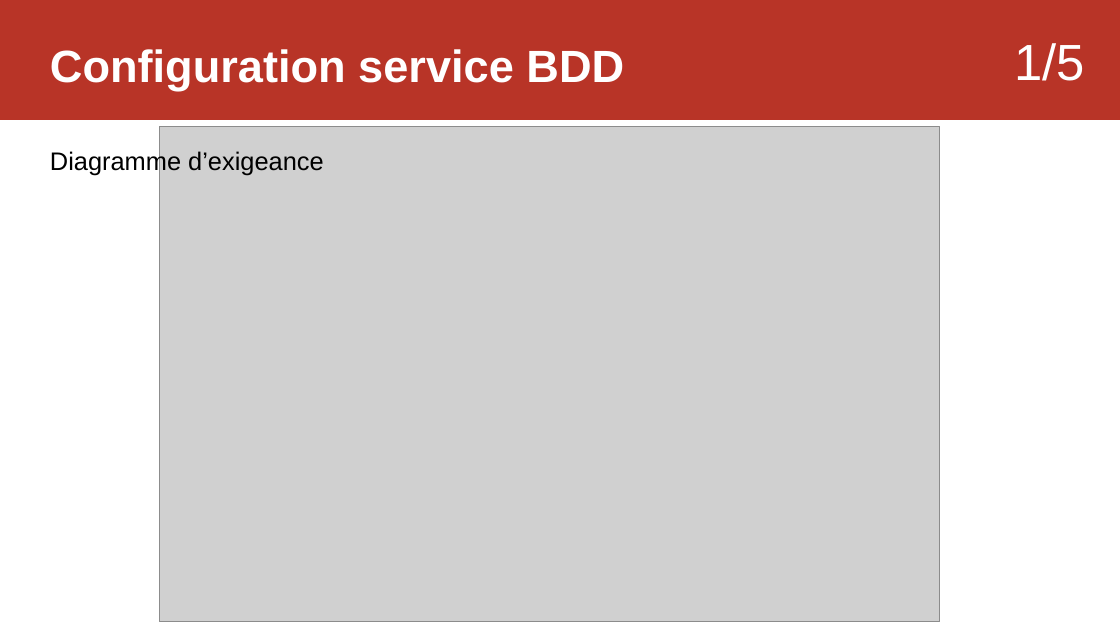
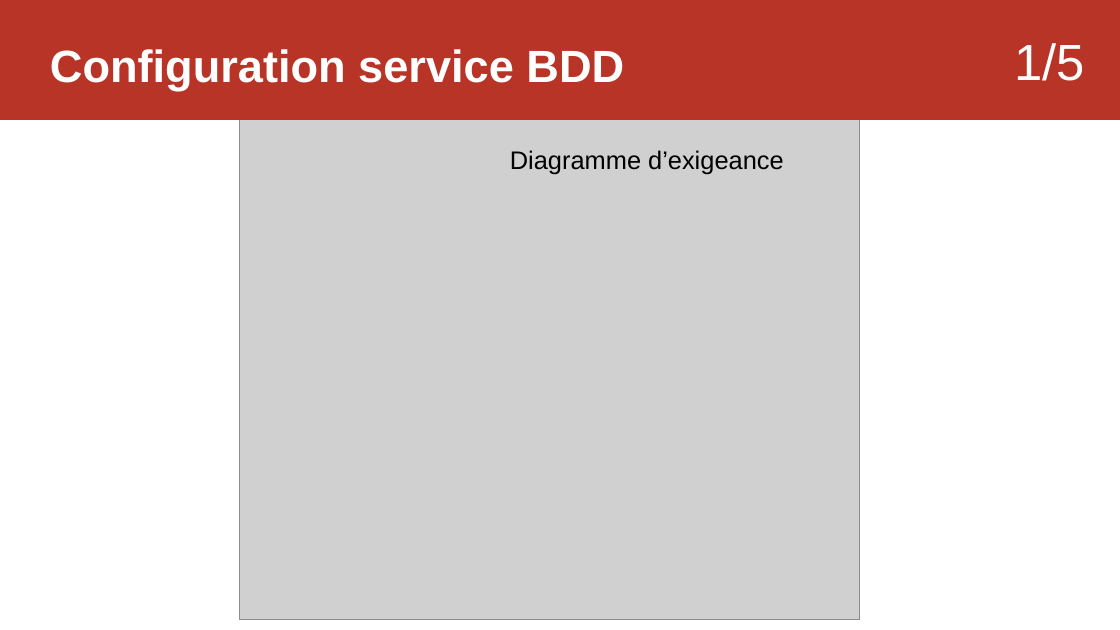
Before and after one commit to Sauvage89/sechoir-houblon, a slide deck: slide 7 of doc/diaporama/revue4/02-revue_sauvage.odp (slide 6 before the commit). Drawn at 1120x630 pixels with LibreOffice and Linux fonts; fonts in the diff are those of the drawing; grey boxes stand for pictures. Boxes give left, top, right and bottom in pixels: in the first picture for what was removed or moved away, otherwise in the second. Text is boxed around its words. In the diff, an @@ line names an element or a change of style, - is before the commit and + after.

```diff
--- a/doc/diaporama/revue4/02-revue_sauvage.odp
+++ b/doc/diaporama/revue4/02-revue_sauvage.odp
@@ picture resized from (x1=160, y1=126, x2=940, y2=622) to (x1=240, y1=119, x2=860, y2=620) @@
@@ text "Diagramme d’exigeance" moved from (x1=50, y1=149, x2=324, y2=175) to (x1=510, y1=150, x2=784, y2=174) @@
```
Also in this commit, not shown: 5 other slides changed, 7 slides added, 2 other files.
